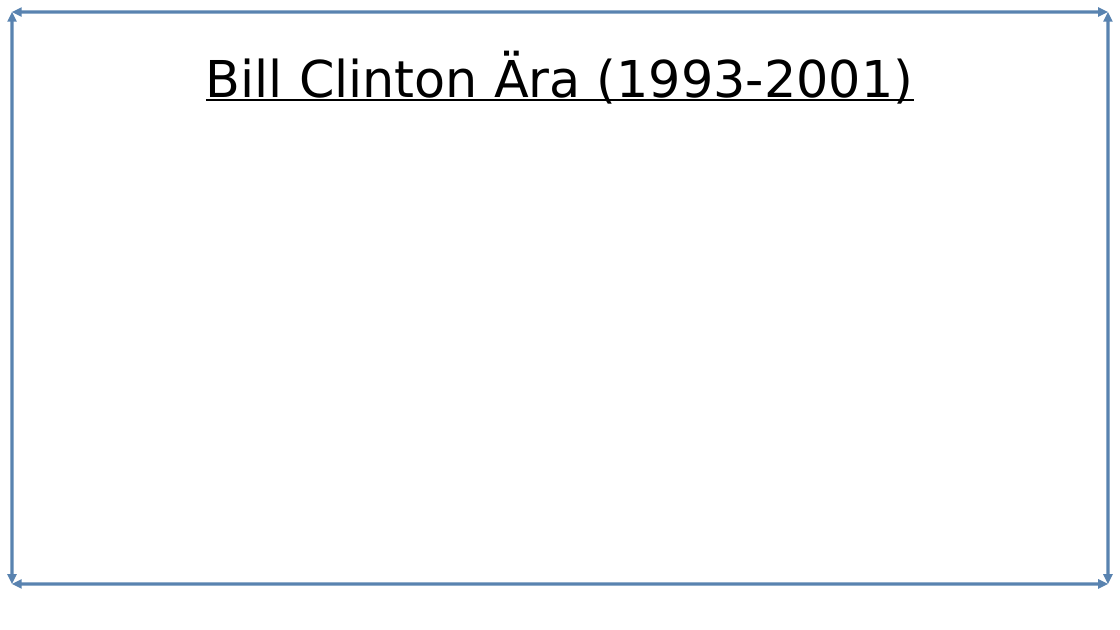
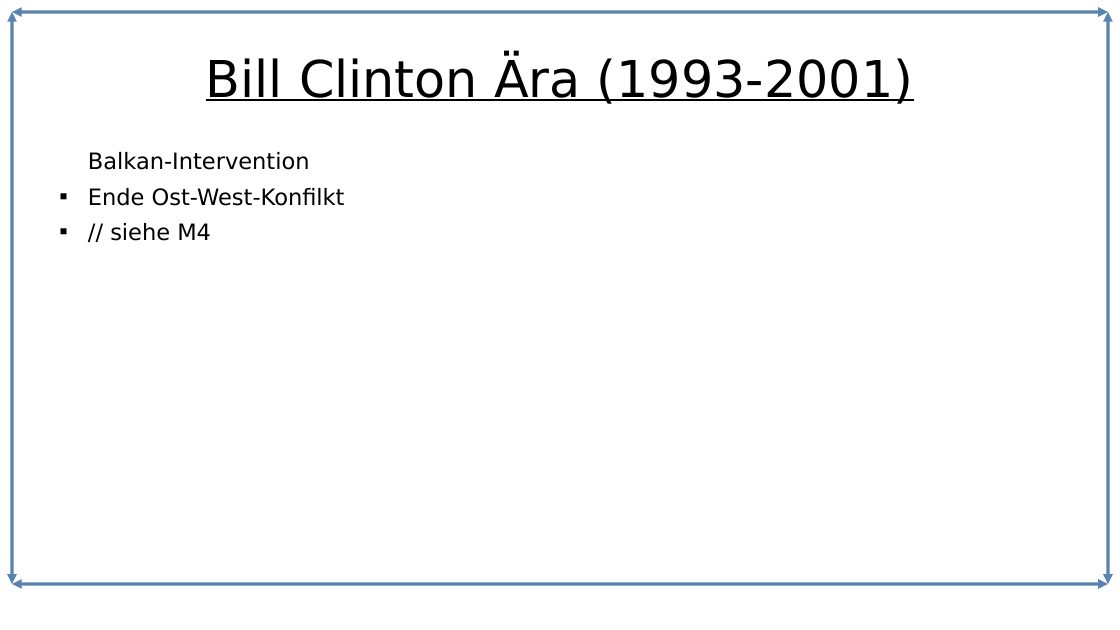
Before and after one commit to Lacrimus/Referat-Geschichte-USA-die-einzig-verbleibende-Weltmacht-, a slide deck: slide 4 of USA-die-einzig-verbleibende-Weltmacht.odp (slide 3 before the commit). Drawn at 1120x630 pixels with LibreOffice and Linux fonts; fonts in the diff are those of the drawing. Boxes give left, top, right and bottom in pixels: in the first picture for what was removed or moved away, otherwise in the second. Text is boxed around its words. In the diff, an @@ line names an element or a change of style, - is before the commit and + after.

```diff
--- a/USA-die-einzig-verbleibende-Weltmacht.odp
+++ b/USA-die-einzig-verbleibende-Weltmacht.odp
@@ text added at [88,152,345,241], 16 pt, text #000000 @@
+Balkan-Intervention
+■ Ende Ost-West-Konfilkt
+■ // siehe M4
```
Also in this commit, not shown: 5 other slides changed, 3 slides added, 1 slide removed, 1 other file.
